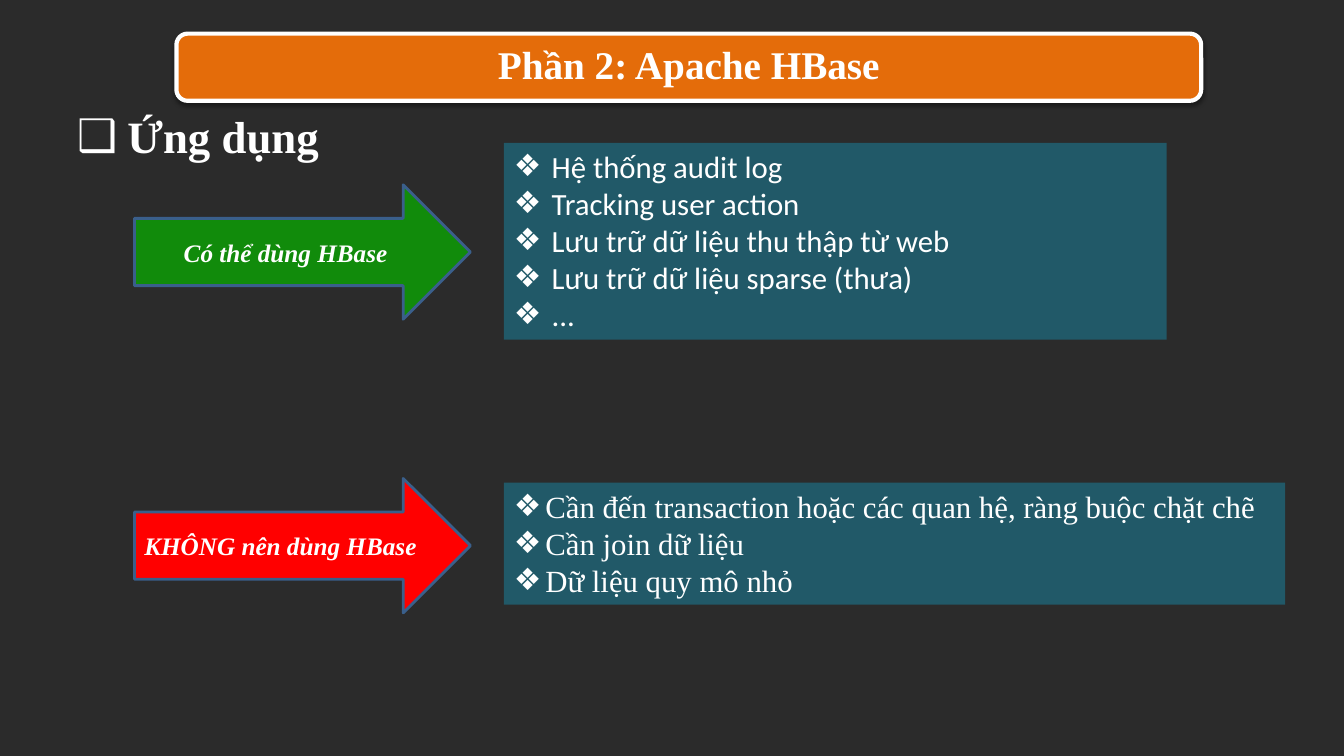
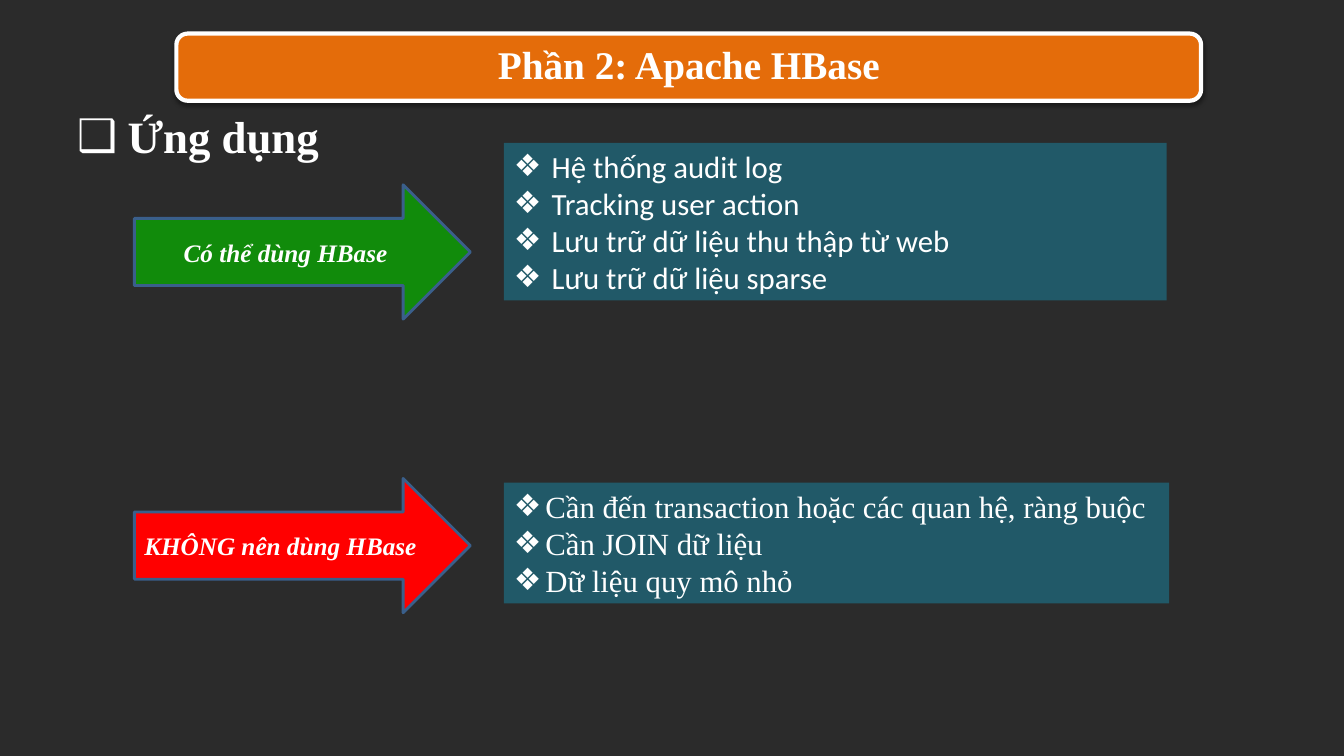
Before and after one commit to trandinhlam/document, a slide deck: slide 8 of CSDLNangCao/final/5. File Thuyet Trinh/N14_R_HBase_20210311.pptx. Drawn at 1344x756 pixels with LibreOffice and Linux fonts; fonts in the diff are those of the drawing; background and template pictures are left out; a plain dark background stands for a picture behind light text. Boxes give left, top, right and bottom in pixels: in the first picture for what was removed or moved away, otherwise in the second. Text is boxed around its words. In the diff, an @@ line names an element or a change of style, - is before the commit and + after.

```diff
--- a/CSDLNangCao/final/5. File Thuyet Trinh/N14_R_HBase_20210311.pptx
+++ b/CSDLNangCao/final/5. File Thuyet Trinh/N14_R_HBase_20210311.pptx
@@ rectangle "Hệ thống audit log": place and size @@
-rectangle "Hệ thống audit log" at [504,143,1168,340]
+rectangle "Hệ thống audit log" at [504,143,1168,300]
@@ text in rectangle at [552,267,827,295]: text changed @@
-❖ Lưu trữ dữ liệu sparse (thưa)
-❖ ...
+❖ Lưu trữ dữ liệu sparse
@@ rectangle "Cần đến transaction hoặc các ...": place and size @@
-rectangle "Cần đến transaction hoặc các ..." at [504,483,1286,605]
+rectangle "Cần đến transaction hoặc các ..." at [504,483,1170,604]
@@ text in rectangle at [545,495,1146,560]: text changed @@
-❖ Cần đến transaction hoặc các quan hệ, ràng buộc chặt chẽ
-❖ Cần join dữ liệu
+❖ Cần đến transaction hoặc các quan hệ, ràng buộc
+❖ Cần JOIN dữ liệu
```
Also in this commit, not shown: 20 other slides changed, 1 slide added, 7 other files.
